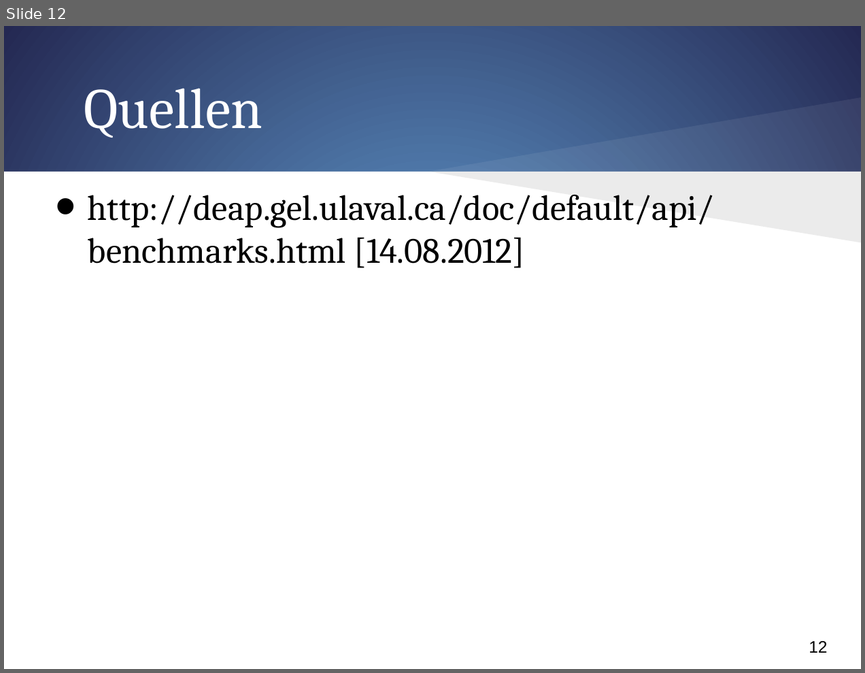
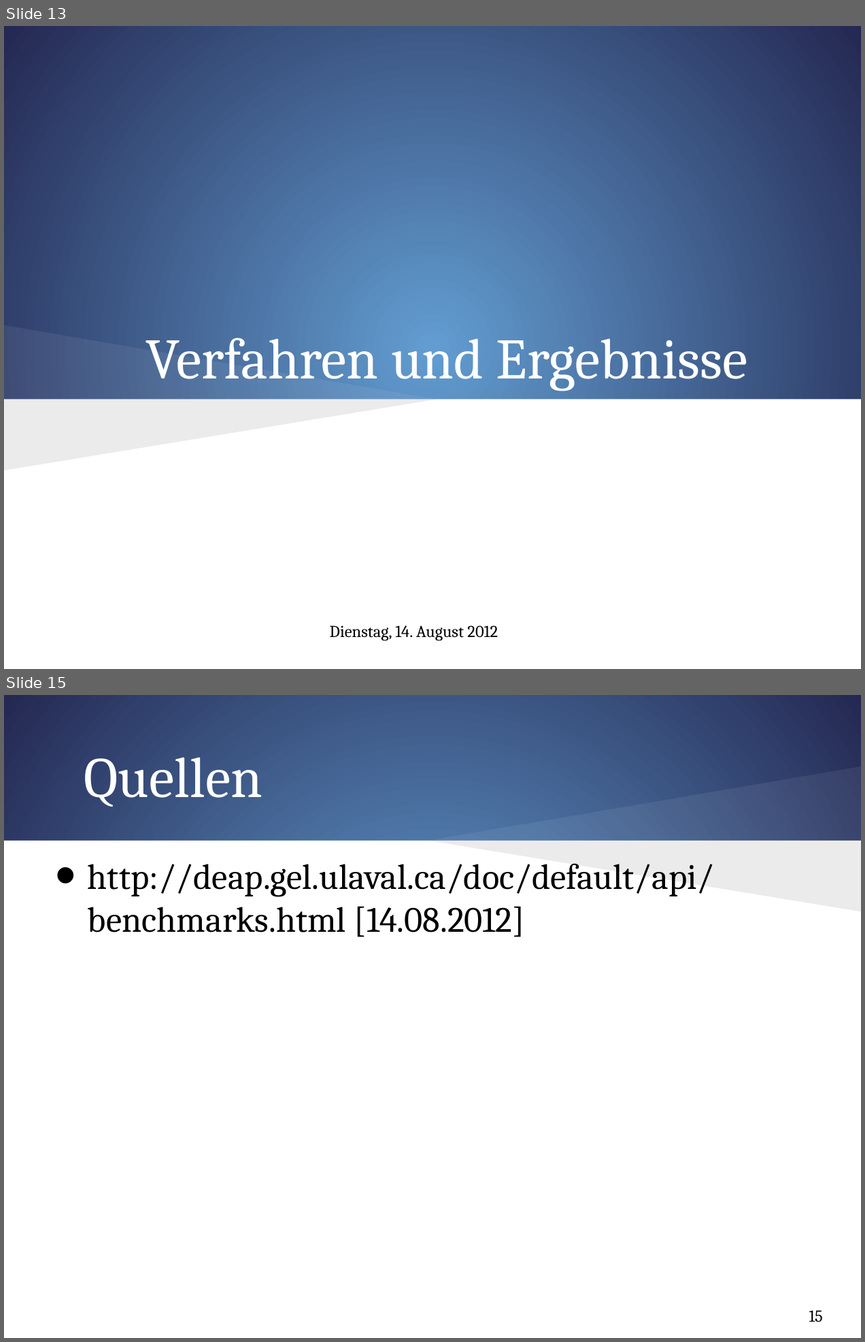
Before and after one commit to FalkoHilbert/evolotionaere-algorithmen, a slide deck: evolotionaereAlgorithmen/trunk/SystemOfEquations/Ergebnisse/Präsi/Einführung.pptx. Shown one above the other, each under a label of ours: slide 12 before the commit, slides 13 and 15 after it; the slides between them are not shown. The pictures are 865x673 and 865x1342 pixels, drawn with LibreOffice and Linux fonts; fonts in the diff are those of the drawing; background and template pictures are left out. Boxes give left, top, right and bottom in pixels: in the first picture for what was removed or moved away, otherwise in the second. Text is boxed around its words. In the diff, an @@ line names an element or a change of style, - is before the commit and + after.

```diff
--- a/evolotionaereAlgorithmen/trunk/SystemOfEquations/Ergebnisse/Präsi/Einführung.pptx
+++ b/evolotionaereAlgorithmen/trunk/SystemOfEquations/Ergebnisse/Präsi/Einführung.pptx
@@ slide 13 added at (4, 26, 861, 669), background gradient #629DD1 to #242852 @@
@@ freeform shape added at (4, 325, 436, 399), fill #FFFFFF at 7% opacity @@
@@ title added at (146, 337, 747, 391), 48 pt, text #FFFFFF @@
+Verfahren und Ergebnisse
@@ rectangle added at (4, 399, 861, 669), fill #FFFFFF @@
@@ freeform shape added at (4, 399, 436, 470), fill #000000 at 8% opacity @@
@@ text added at (330, 625, 498, 641), 14 pt, text #000000 @@
+Dienstag, 14. August 2012
@@ what was slide 12 is now slide 15 @@
@@ page number at (808, 1310, 823, 1322): text changed; font Arial to Cambria @@
-12
+15
```
Also in this commit, not shown: 8 slides changed, 2 other slides added.
